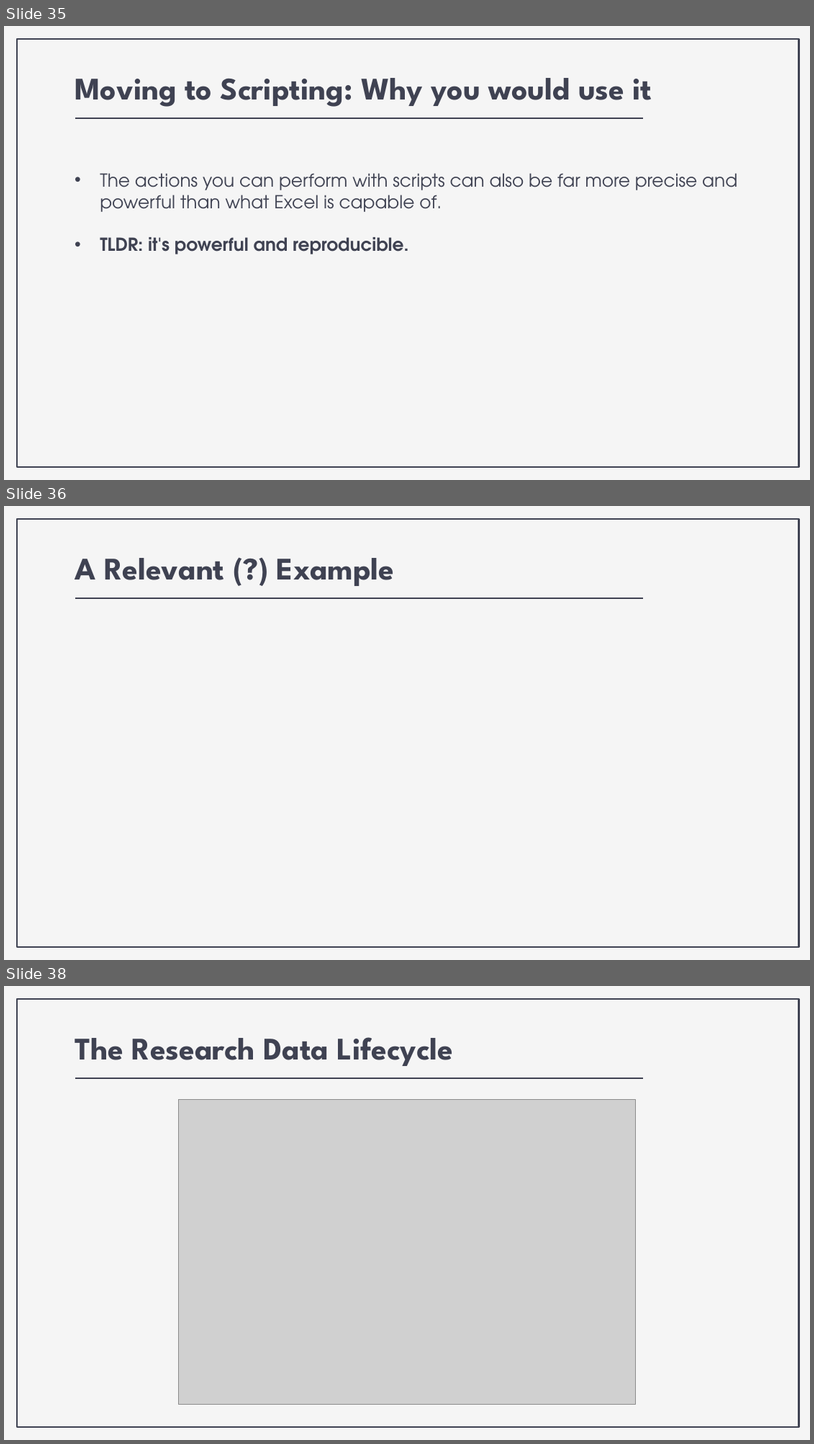
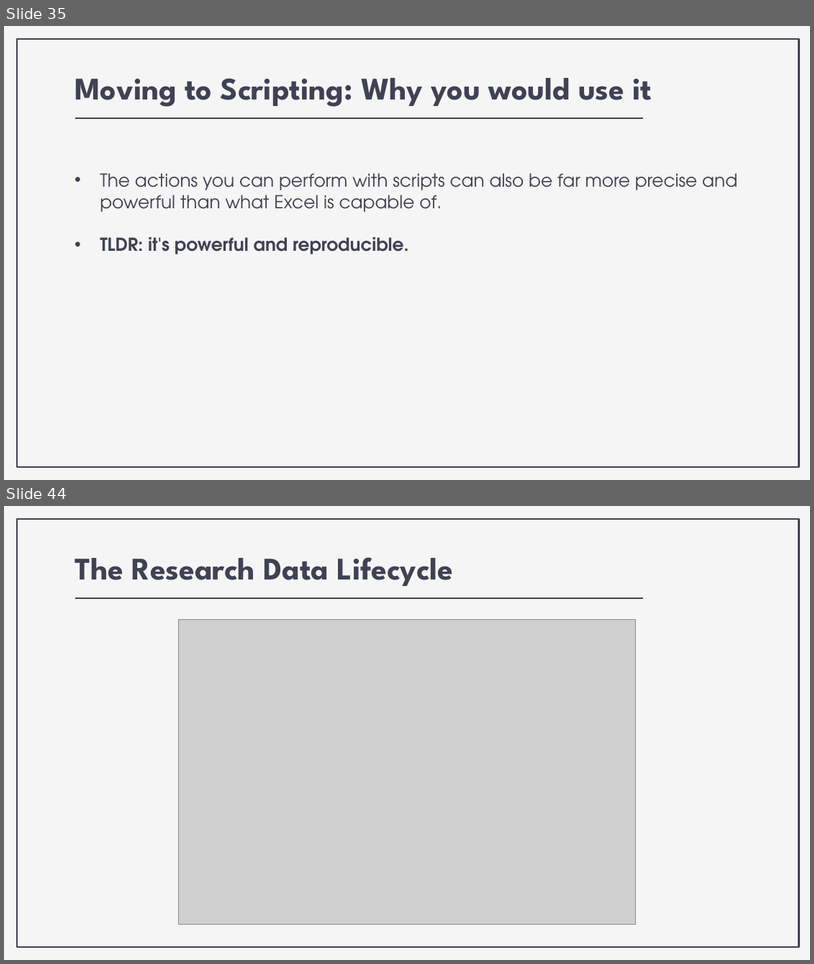
Before and after one commit to nickrochlin/rdm-jumpstart2, a slide deck: docs/files/Block3-1_Excel-to-Scripting.pptx. Shown one above the other, each under a label of ours: slides 35, 36 and 38 before the commit, slides 35 and 44 after it; the slides between them are not shown. The pictures are 814x1444 and 814x964 pixels, drawn with LibreOffice and Linux fonts; fonts in the diff are those of the drawing; grey boxes stand for pictures. Boxes give left, top, right and bottom in pixels: in the first picture for what was removed or moved away, otherwise in the second. Text is boxed around its words. In the diff, an @@ line names an element or a change of style, - is before the commit and + after.

```diff
--- a/docs/files/Block3-1_Excel-to-Scripting.pptx
+++ b/docs/files/Block3-1_Excel-to-Scripting.pptx
@@ slide 36 removed at box(4, 506, 810, 960), background #F5F5F5; not listed: 1 template element that a slide beside it also shows @@
@@ title removed at box(75, 558, 394, 586) @@
-A Relevant (?) Example
@@ line removed from (76, 598) to (643, 598) @@
@@ what was slide 38 is now slide 44 @@
```
Also in this commit, not shown: 1 slide changed, 7 slides added, 21 other files.
